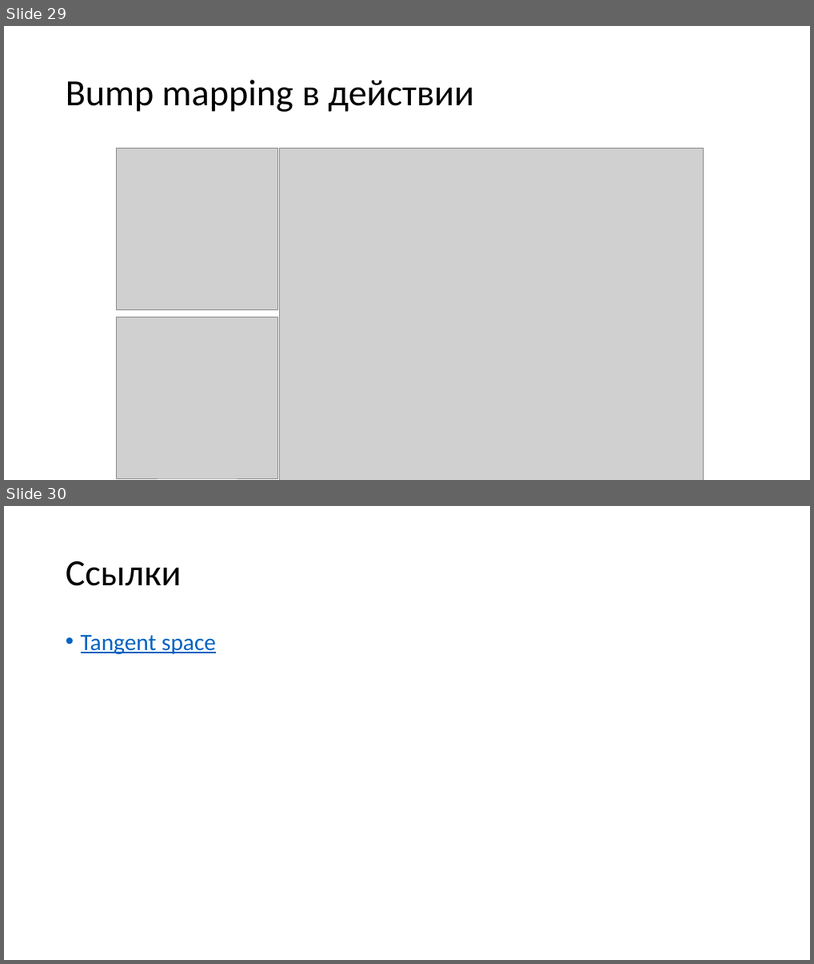
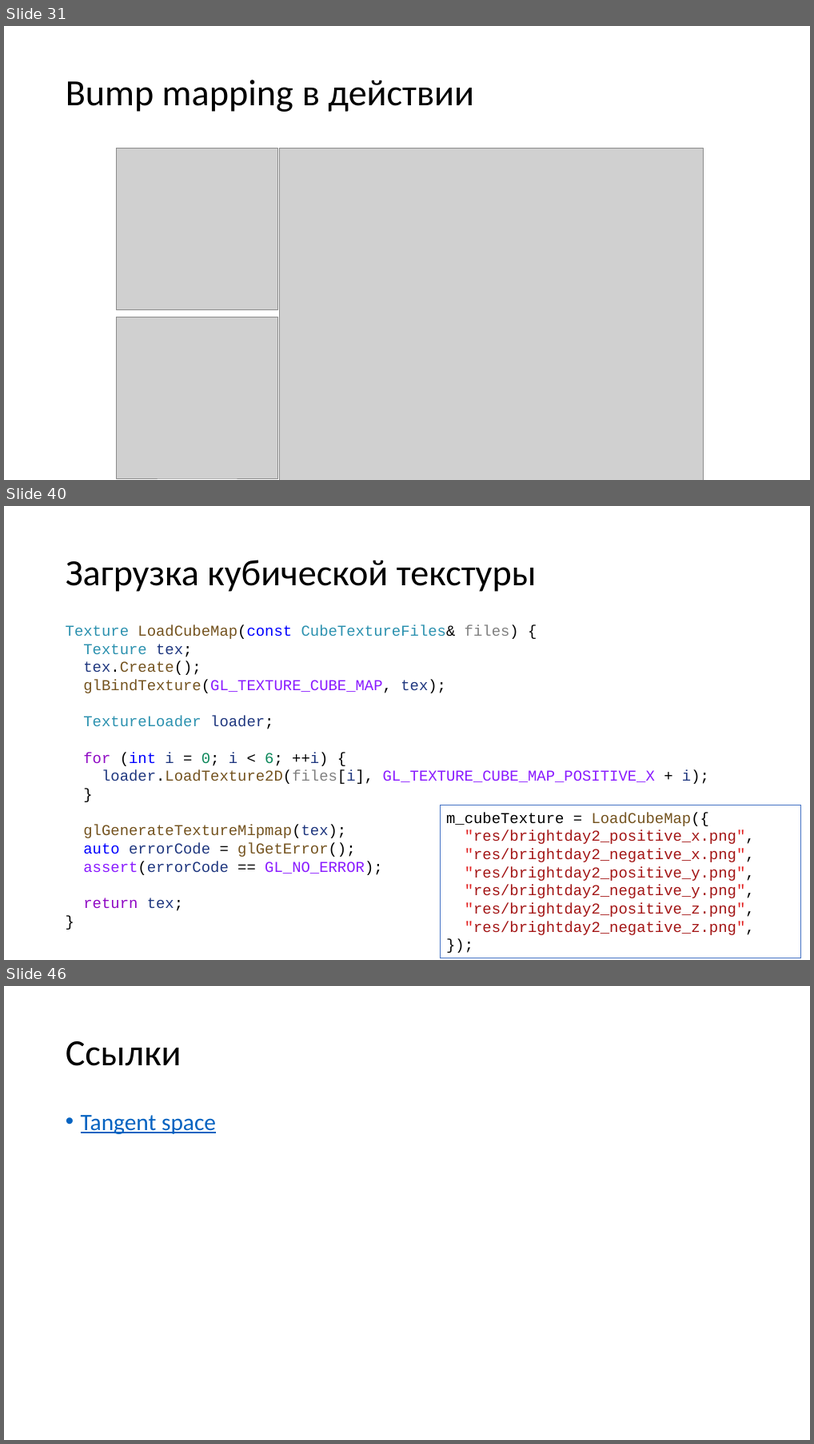
Before and after one commit to alexey-malov/cg-course, a slide deck: lectures/08 - Практическое использование шейдеров.pptx. Shown one above the other, each under a label of ours: slides 29 and 30 before the commit, slides 31, 40 and 46 after it; the slides between them are not shown. The pictures are 814x964 and 814x1444 pixels, drawn with LibreOffice and Linux fonts; fonts in the diff are those of the drawing; grey boxes stand for pictures. Boxes give left, top, right and bottom in pixels: in the first picture for what was removed or moved away, otherwise in the second. Text is boxed around its words. In the diff, an @@ line names an element or a change of style, - is before the commit and + after.

```diff
--- a/lectures/08 - Практическое использование шейдеров.pptx
+++ b/lectures/08 - Практическое использование шейдеров.pptx
@@ slide 40 added at (4,506,810,960), background #FFFFFF @@
@@ title added at (66,560,537,592), 44 pt, text #000000 @@
+Загрузка кубической текстуры
@@ text added at (66,625,710,911), 18 pt, text #74531F @@
+Texture LoadCubeMap(const CubeTextureFiles& files) {
+Texture tex;
+tex.Create();
+glBindTexture(GL_TEXTURE_CUBE_MAP, tex);
+TextureLoader loader;
+for (int i = 0; i < 6; ++i) {
+loader.LoadTexture2D(files[i], GL_TEXTURE_CUBE_MAP_POSITIVE_X + i);
+}
+glGenerateTextureMipmap(tex);
+auto errorCode = glGetError();
+assert(errorCode == GL_NO_ERROR);
+return tex;
+}
@@ rectangle added at (441,805,802,957), outline #4472C4 0.75 pt, 18 pt, text #A31515 @@
+m_cubeTexture = LoadCubeMap({
+"res/brightday2_positive_x.png",
+"res/brightday2_negative_x.png",
+"res/brightday2_positive_y.png",
+"res/brightday2_negative_y.png",
+"res/brightday2_positive_z.png",
+"res/brightday2_negative_z.png",
+});
@@ what was slide 29 is now slide 31 @@
@@ what was slide 30 is now slide 46 @@
```
Also in this commit, not shown: 11 slides changed, 15 other slides added, 22 other files.
